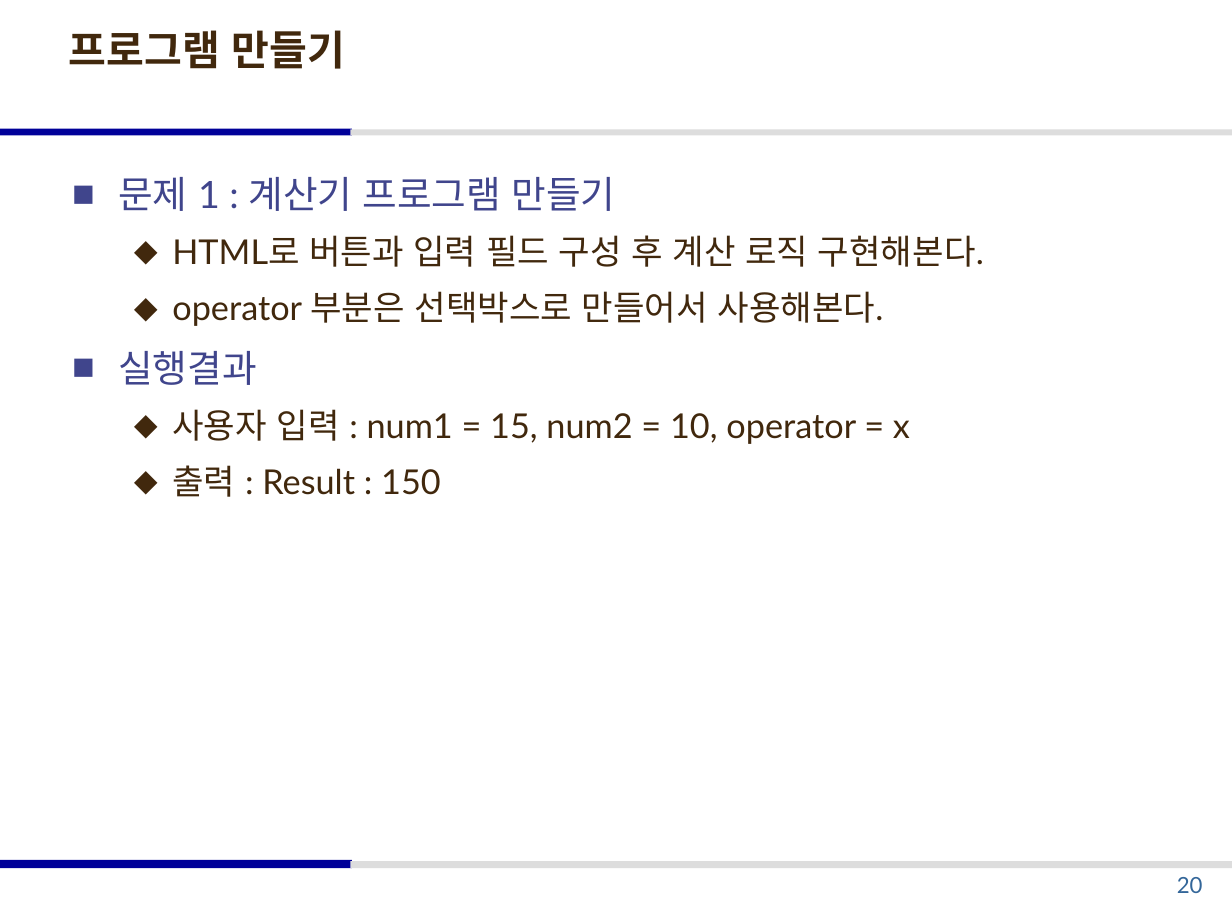
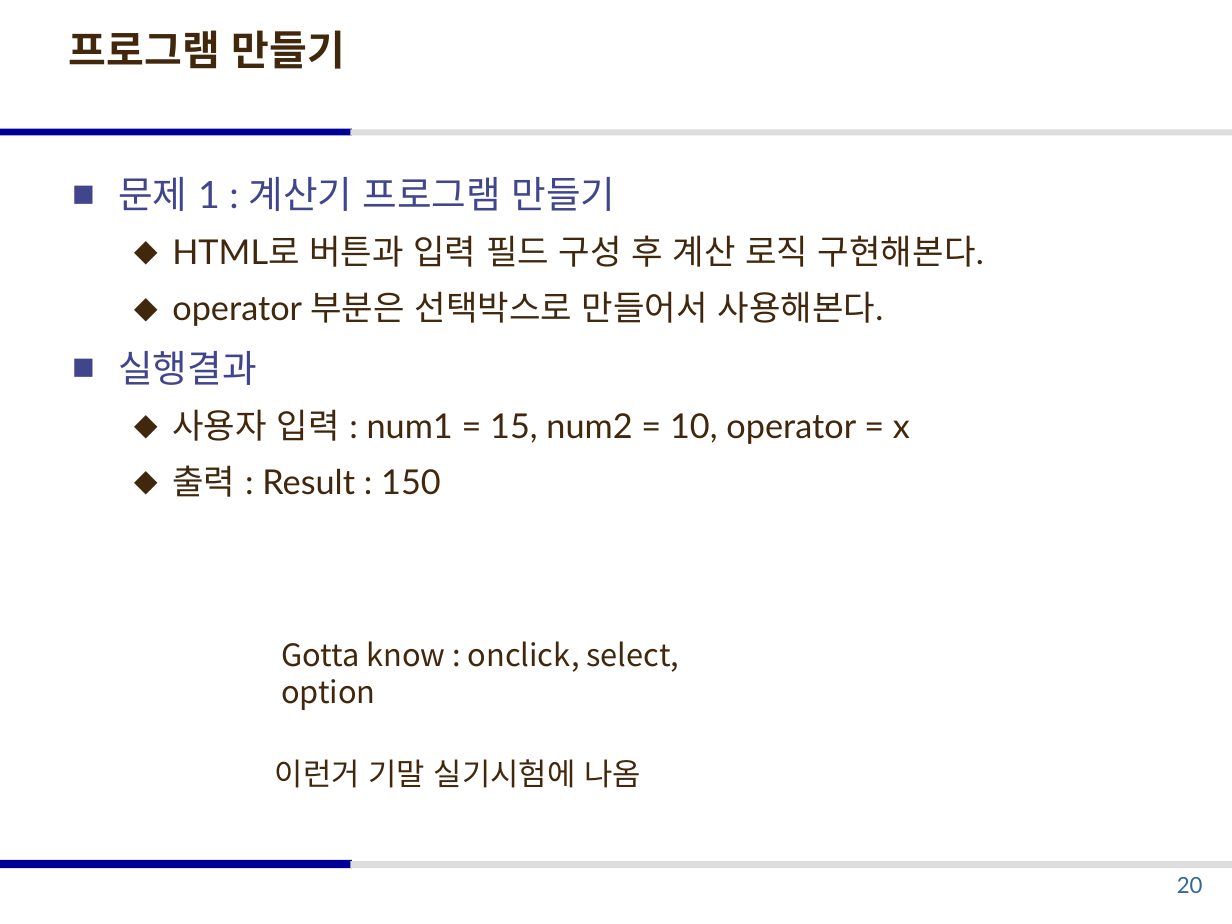
Before and after one commit to ilikecyberpunk/2-, a slide deck: slide 20 of 1학기/웹 프로그래밍/2026_웹 프로그래밍_part5.pptx. Drawn at 1232x924 pixels with LibreOffice and Linux fonts; fonts in the diff are those of the drawing. Boxes give left, top, right and bottom in pixels: in the first picture for what was removed or moved away, otherwise in the second. Text is boxed around its words. In the diff, an @@ line names an element or a change of style, - is before the commit and + after.

```diff
--- a/1학기/웹 프로그래밍/2026_웹 프로그래밍_part5.pptx
+++ b/1학기/웹 프로그래밍/2026_웹 프로그래밍_part5.pptx
@@ text added at [281,641,680,710], 18 pt, text #41280D @@
+Gotta know : onclick, select, option
@@ text added at [275,759,641,788], 18 pt, text #41280D @@
+이런거 기말 실기시험에 나옴
```
Also in this commit, not shown: 2 other slides changed, 23 other files.
